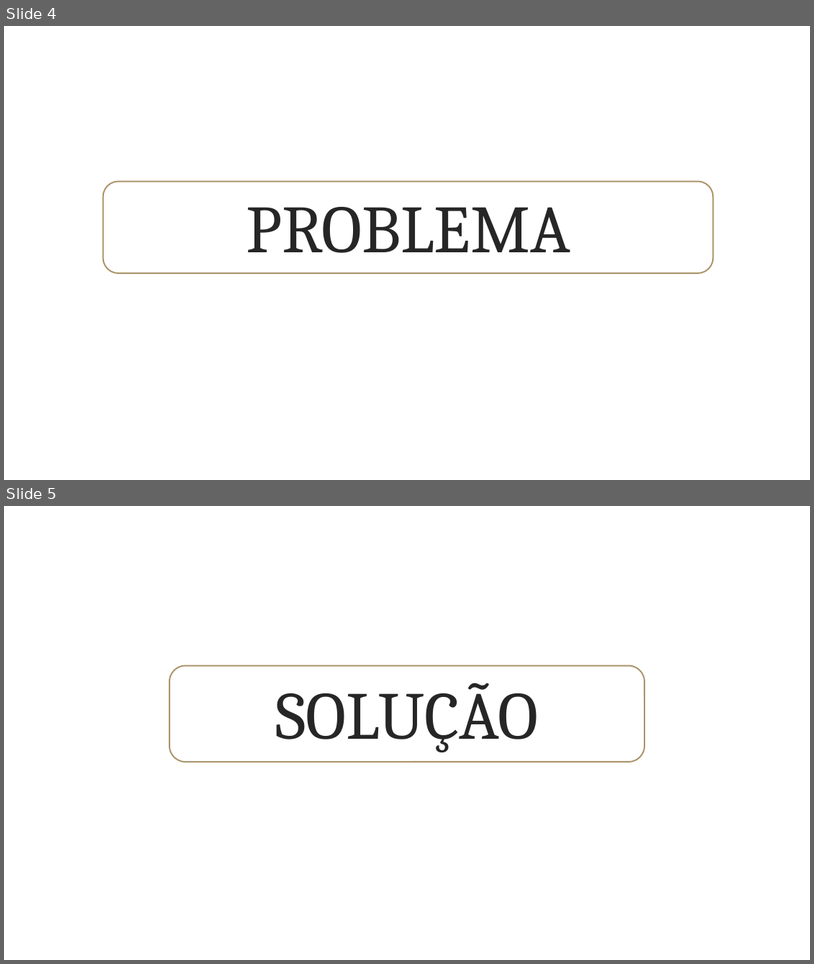
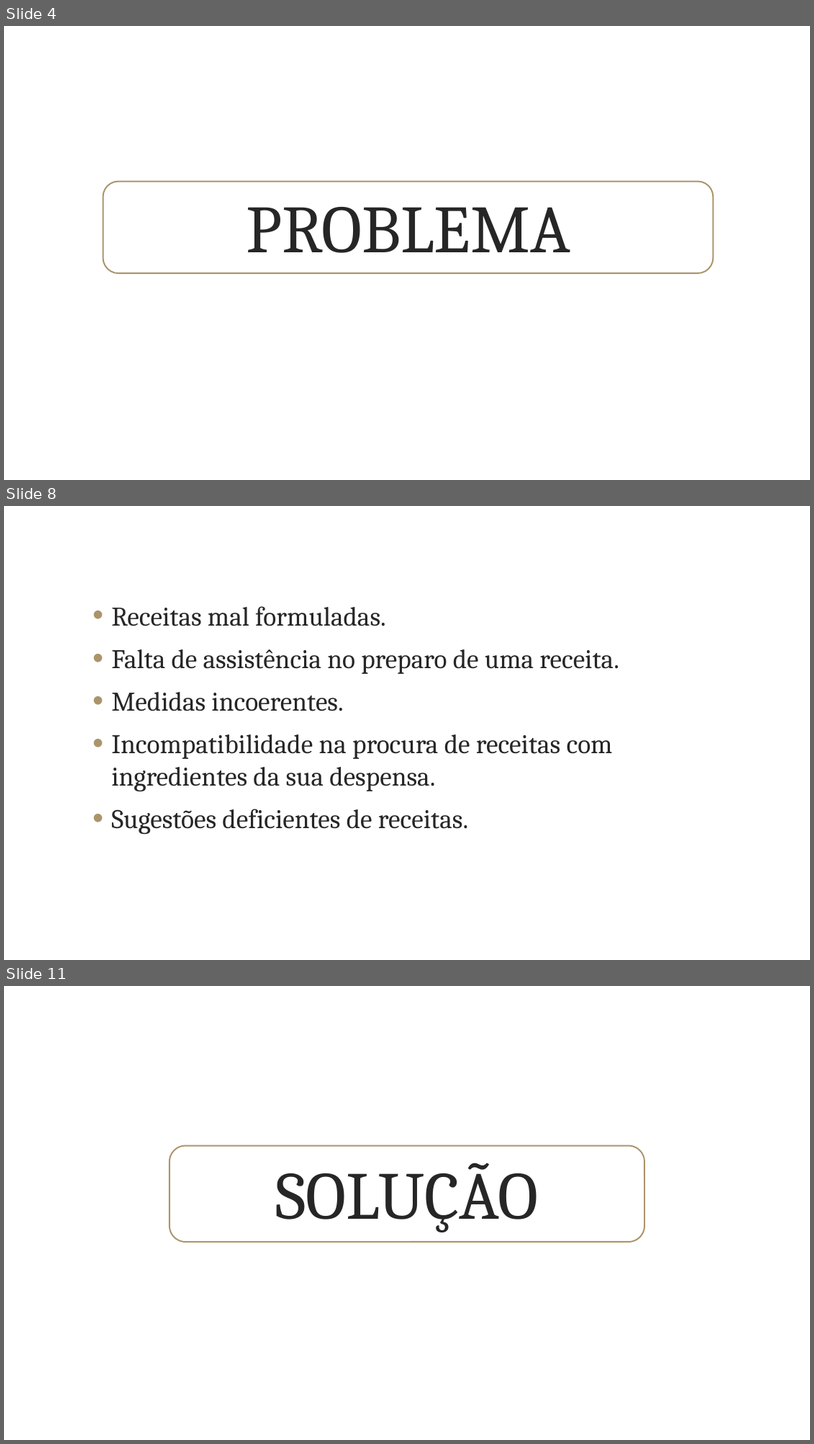
Before and after one commit to papletscook/letscook-doc, a slide deck: projeto/LetsCook_02.pptx. Shown one above the other, each under a label of ours: slides 4 and 5 before the commit, slides 4, 8 and 11 after it; the slides between them are not shown. The pictures are 814x964 and 814x1444 pixels, drawn with LibreOffice and Linux fonts; fonts in the diff are those of the drawing; background and template pictures are left out. Boxes give left, top, right and bottom in pixels: in the first picture for what was removed or moved away, otherwise in the second. Text is boxed around its words. In the diff, an @@ line names an element or a change of style, - is before the commit and + after.

```diff
--- a/projeto/LetsCook_02.pptx
+++ b/projeto/LetsCook_02.pptx
@@ slide 8 added at box(4, 506, 810, 960), background picture (left out) @@
@@ text added at box(111, 606, 620, 834), 24 pt, text #262626 @@
+• Receitas mal formuladas.
+• Falta de assistência no preparo de uma receita.
+• Medidas incoerentes.
+• Incompatibilidade na procura de receitas com ingredientes da sua despensa.
+• Sugestões deficientes de receitas.
@@ what was slide 5 is now slide 11 @@
```
Also in this commit, not shown: 1 slide changed, 6 other slides added.
